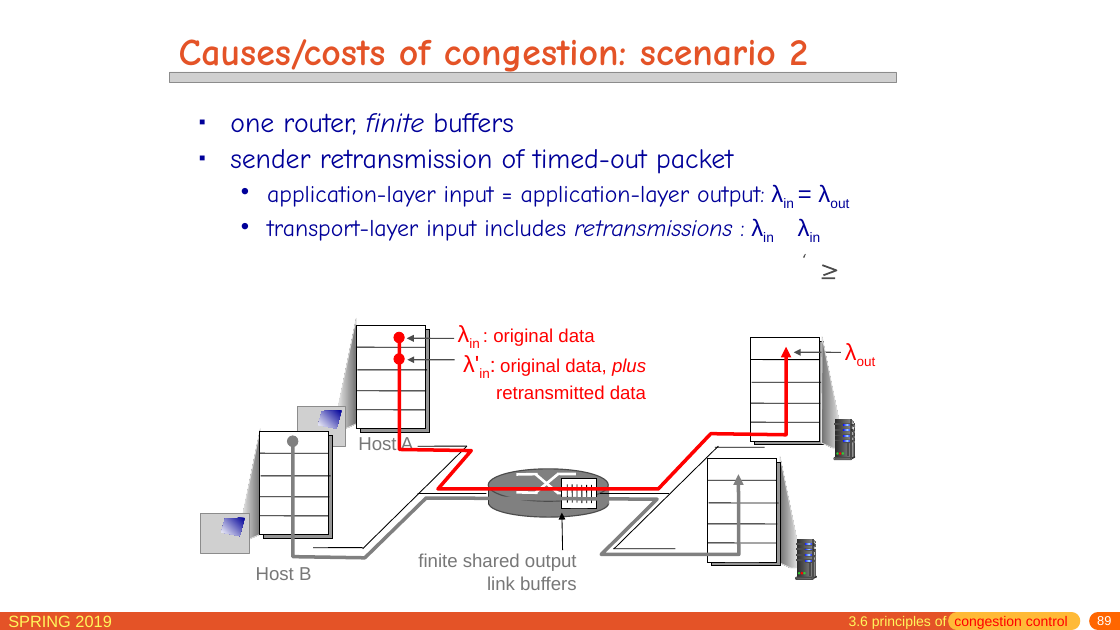
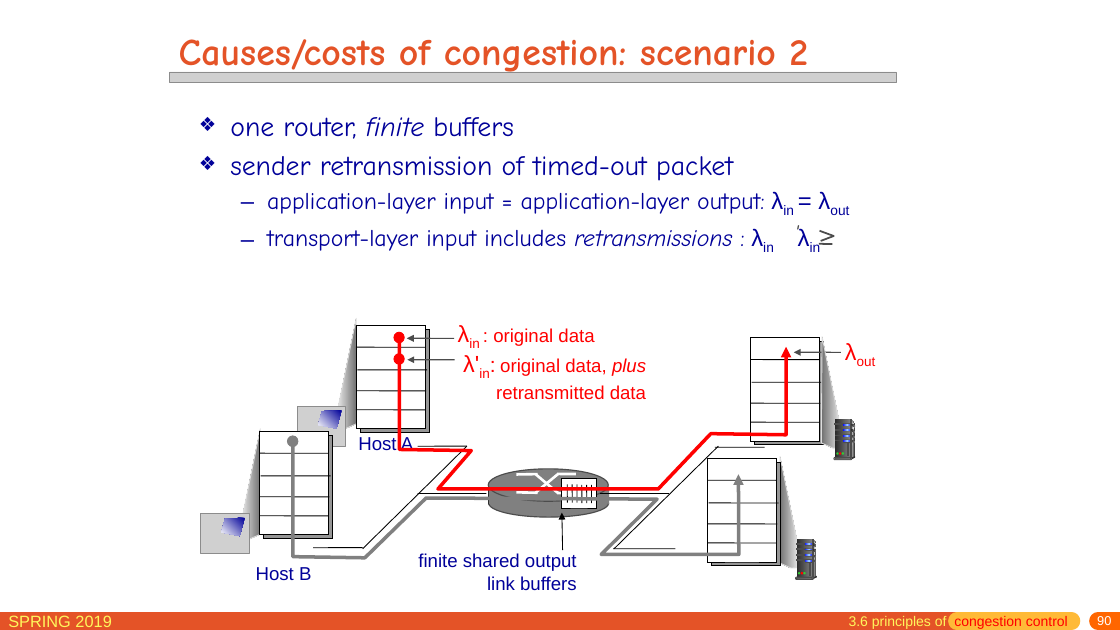
Before and after one commit to jichenghu/PPT_networkDistributed, a slide deck: slide 90 of chapter3.pptx (slide 89 before the commit). Drawn at 1120x630 pixels with LibreOffice and Linux fonts; fonts in the diff are those of the drawing; grey boxes stand for pictures. Boxes give left, top, right and bottom in pixels: in the first picture for what was removed or moved away, otherwise in the second. Text is boxed around its words. In the diff, an @@ line names an element or a change of style, - is before the commit and + after.

```diff
--- a/chapter3.pptx
+++ b/chapter3.pptx
@@ text "one router, finite buffers" at (x1=230, y1=117, x2=764, y2=251): bullet ▪ to ❖; line spacing 0.9 to 1; bullet • to – @@
@@ text at (x1=786, y1=214, x2=812, y2=251): text changed @@
-‘
+'
@@ freeform shape moved from (x1=823, y1=266, x2=837, y2=276) to (x1=820, y1=231, x2=834, y2=241) @@
@@ line moved from (822, 278) - (835, 278) to (819, 244) - (833, 244) @@
@@ text colour #777777 to #000099 in 3 elements at (x1=418, y1=553, x2=577, y2=590), (x1=358, y1=437, x2=413, y2=452), (x1=256, y1=567, x2=311, y2=580) @@
@@ page number at (x1=1097, y1=616, x2=1111, y2=625): text changed @@
-89
+90
```
Also in this commit, not shown: 45 other slides changed, 1 slide added.
